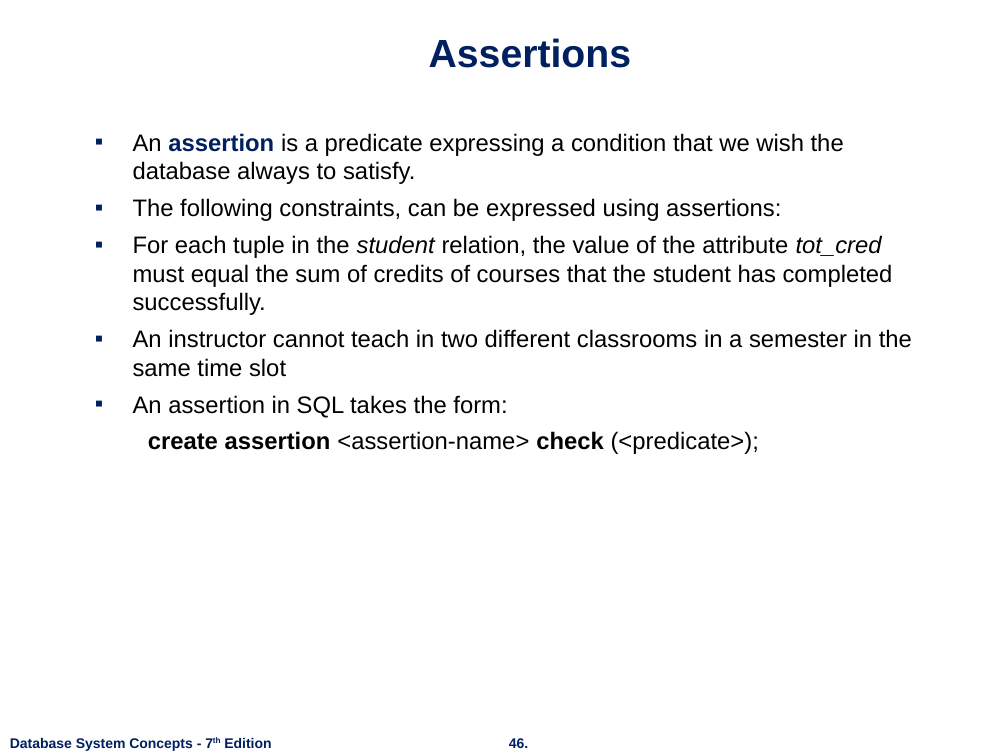
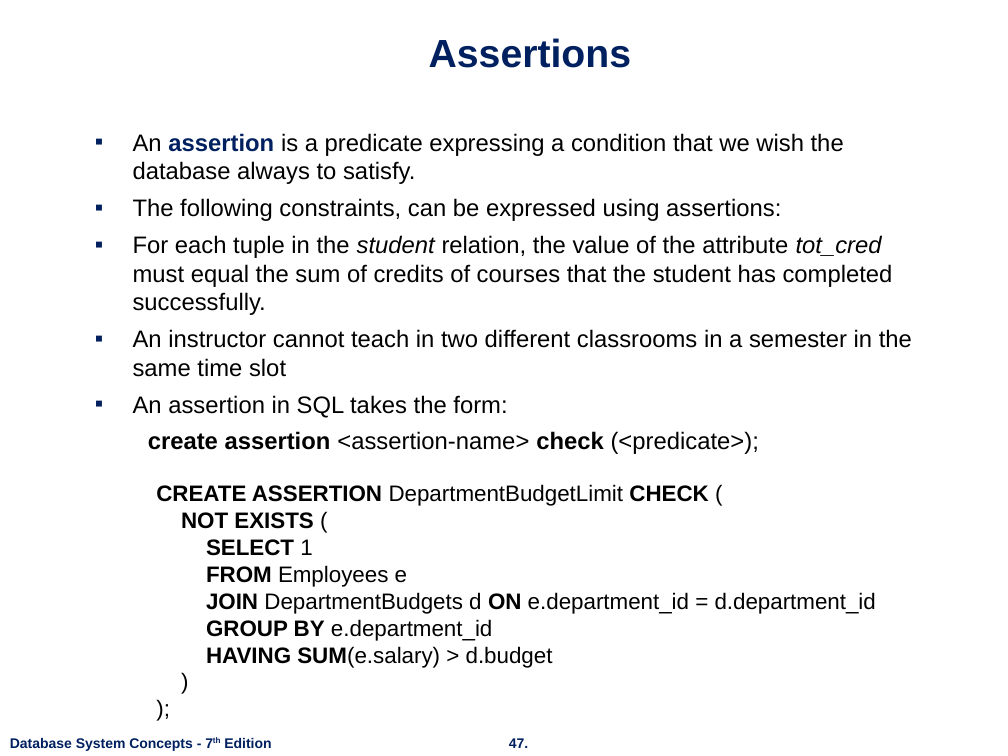
Before and after one commit to nashurgessa/DB-practices, a slide deck: slide 47 of Slides/L10-12 Intermediate SQL.pptx (slide 46 before the commit). Drawn at 1008x756 pixels with LibreOffice and Linux fonts; fonts in the diff are those of the drawing; background and template pictures are left out. Boxes give left, top, right and bottom in pixels: in the first picture for what was removed or moved away, otherwise in the second. Text is boxed around its words. In the diff, an @@ line names an element or a change of style, - is before the commit and + after.

```diff
--- a/Slides/L10-12 Intermediate SQL.pptx
+++ b/Slides/L10-12 Intermediate SQL.pptx
@@ text added at [156, 484, 876, 668], 16 pt, text #000000 @@
+CREATE ASSERTION DepartmentBudgetLimit CHECK (
+NOT EXISTS (
+SELECT 1
+FROM Employees e
+JOIN DepartmentBudgets d ON e.department_id = d.department_id
+GROUP BY e.department_id
+HAVING SUM(e.salary) > d.budget
+)
+);
@@ page number at [509, 738, 528, 748]: text changed @@
-46.
+47.
```
Also in this commit, not shown: 5 other slides changed, 1 slide added.
